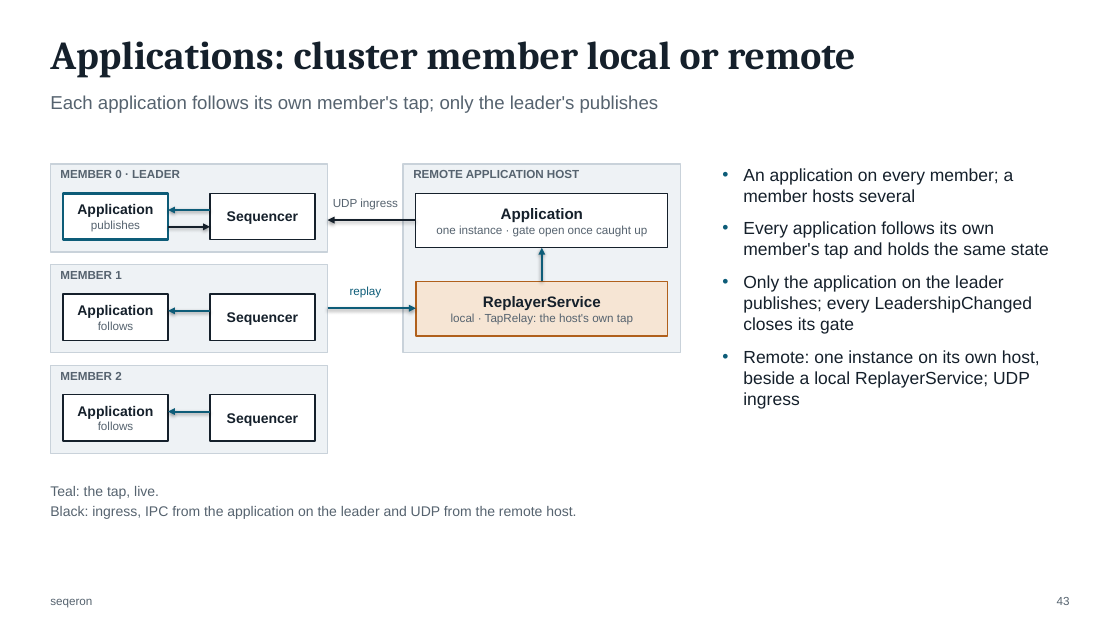
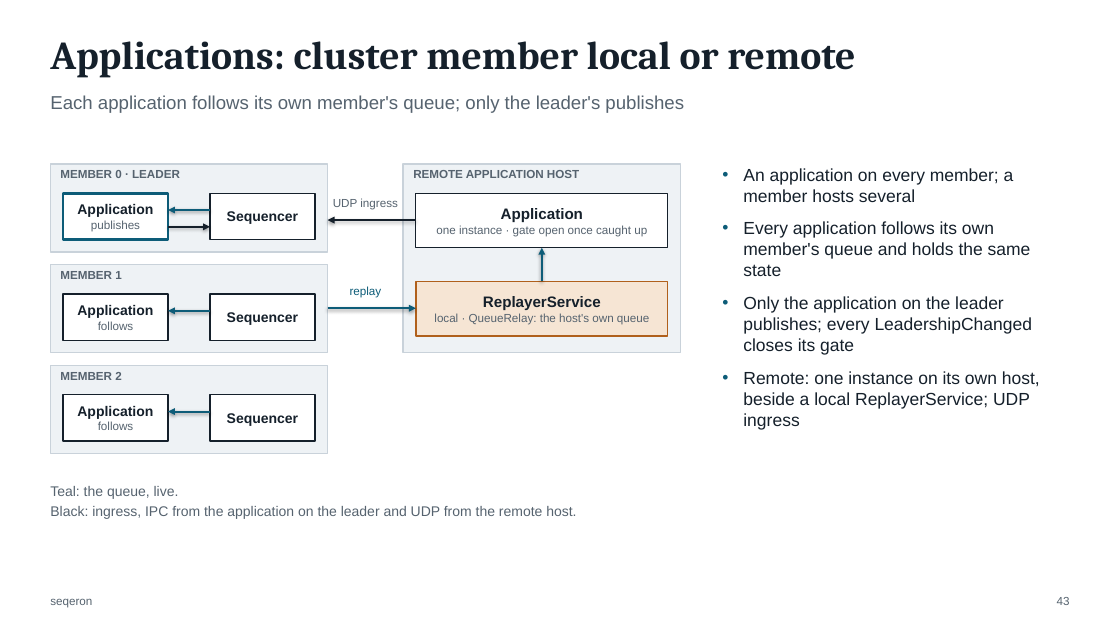
Before and after one commit to FredrikJDahlberg/seqeron, a slide deck: slide 43 of doc/presentation/seqeron-architecture.pptx. Drawn at 1120x630 pixels with LibreOffice and Linux fonts; fonts in the diff are those of the drawing. Boxes give left, top, right and bottom in pixels: in the first picture for what was removed or moved away, otherwise in the second. Text is boxed around its words. In the diff, an @@ line names an element or a change of style, - is before the commit and + after.

Commit message:
Rename the tap to the queue in the architecture deck
The deck follows the code: the queue, QueuePublisher, QueueRelay and
QUEUE_STALLED, with the glossary row moved to stay alphabetical. The log
drawn as a tape keeps its name. Where the deck used "queue" for replay
requests waiting on a slot, it now says they wait or are pending, as the
code does, and the three "Queue · aeron:ipc 205" labels are widened to stay
on one line.

```diff
--- a/doc/presentation/seqeron-architecture.pptx
+++ b/doc/presentation/seqeron-architecture.pptx
@@ text at (50, 95, 684, 113): text changed @@
-Each application follows its own member's tap; only the leader's publishes
+Each application follows its own member's queue; only the leader's publishes
@@ text at (743, 221, 1031, 276): text changed @@
-• Every application follows its own member's tap and holds the same state
+• Every application follows its own member's queue and holds the same state
@@ text in rectangle at (434, 313, 649, 325): text changed @@
-local · TapRelay: the host's own tap
+local · QueueRelay: the host's own queue
@@ text at (50, 486, 179, 499): text changed @@
-Teal: the tap, live.
+Teal: the queue, live.
```
Also in this commit, not shown: 31 other slides changed, 1 other file.
